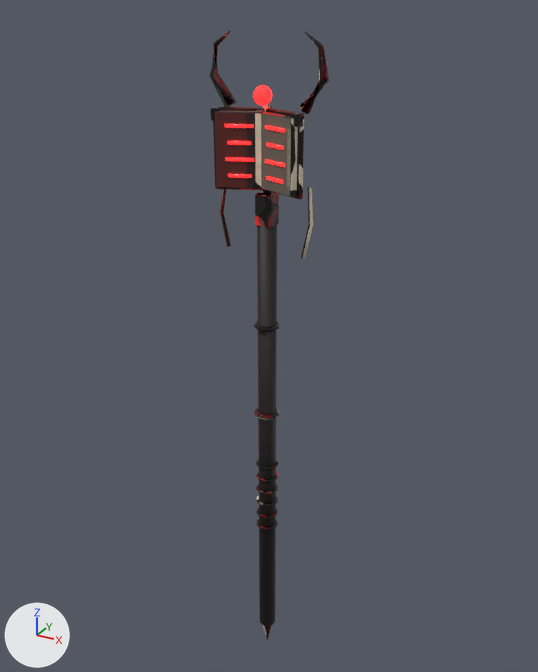
Renders of the FBX model Blender_Exports/Weapons/Magic/07_hell_magic.fbx from each side of a commit.
One viewpoint serves both versions: a 50 mm lens placed at (0.81, -1.463, 1.196), pointed at (-0.017, 0.042, 0.443). The lights are fixed; the arrows at lower left show +X, +Y and +Z. The first picture is the older version.

Script lines for the objects in view, before the commit:
```python
me_weapon = bpy.data.meshes.new('Weapon')
me_weapon.from_pydata(...)  # 715 vertices, 1338 faces; spans x -0.14..0.14, y -0.06..0.03, z -0.53..1.15
# faces by material slot: [1162, 176]
me_weapon.materials.append(mat_hell_magic_main)
me_weapon.materials.append(mat_hell_magic_glow)  # red #ff2020, glowing red #ff2020
ob_weapon = bpy.data.objects.new('Weapon', me_weapon)
ob_weapon.location = (0.0, 0.0, 0.0)
```
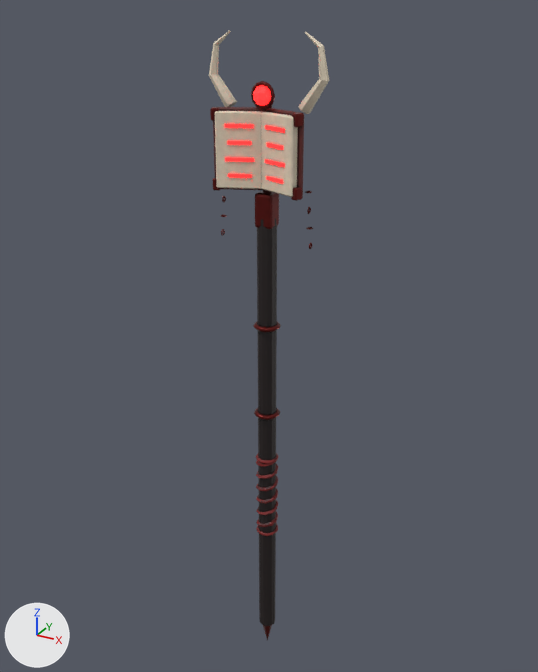
Where the change shows, as pixel boxes [x1, y1, x2, y2] in the pictures (538 x 672 px; the box of a moved part takes in the faces that stretch with it):
```json
{"part": 1, "of": "me_weapon", "change": "added", "after": [212, 177, 221, 190]}
{"part": 2, "of": "me_weapon", "change": "added", "after": [291, 187, 302, 201]}
{"part": 3, "of": "me_weapon", "change": "moved or reshaped", "before": [254, 408, 280, 530], "after": [254, 408, 280, 536]}
{"part": 4, "of": "me_weapon", "change": "reshaped", "before": [220, 85, 313, 259], "after": [209, 74, 329, 625]}
{"part": 5, "of": "me_weapon", "change": "moved or reshaped", "before": [254, 324, 279, 332], "after": [253, 321, 280, 332]}
{"part": 6, "of": "me_weapon", "change": "surface changed", "before": [210, 30, 329, 638], "after": [210, 30, 329, 638]}
```

The change, as JSON lines over the scene's bpy script:
```json
{"block": "me_weapon", "where": "# used by ob_weapon; location = (0.0, 0.0, 0.0)"}
{"op": "remove", "block": "me_weapon", "code": "me_weapon.from_pydata(...)  # 715 vertices, 1338 faces; spans x -0.14..0.14, y -0.06..0.03, z -0.53..1.15"}
{"op": "add", "block": "me_weapon", "code": "me_weapon.from_pydata(...)  # 1190 vertices, 2284 faces; spans x -0.14..0.14, y -0.06..0.03, z -0.53..1.15"}
{"block": "me_weapon", "change": "me_weapon part 1: the loose piece of 24 vertices spanning x -0.11..-0.09, y -0.06..-0.04, z 0.97..1.0 is copied, and the copy is moved by (0.0, 0.0, -0.15); it spans x -0.11..-0.09, y -0.06..-0.04, z 0.82..0.85"}
{"block": "me_weapon", "change": "me_weapon part 2: the loose piece of 24 vertices spanning x 0.09..0.11, y -0.06..-0.04, z 0.97..1.0 is copied, and the copy is moved by (0.0, 0.0, -0.15); it spans x 0.09..0.11, y -0.06..-0.04, z 0.82..0.85"}
{"block": "me_weapon", "change": "me_weapon part 3: 56 vertices moved from x -0.02..0.03, y -0.03..0.03, z -0.1..0.25 to x -0.02..0.02, y -0.03..0.03, z -0.11..0.25; 115 vertices removed from x -0.03..0.03, y -0.03..0.03, z -0.1..0.26; 284 vertices added at x -0.03..0.03, y -0.03..0.03, z -0.12..0.26"}
{"block": "me_weapon", "change": "me_weapon part 4: 7 vertices moved within x -0.01..0.01, y -0.04..0.0, z 1.03..1.05; 41 vertices removed from x -0.12..0.12, y -0.04..0.0, z 0.68..1.05; 291 vertices added at x -0.12..0.12, y -0.03..0.02, z -0.45..1.06"}
{"block": "me_weapon", "change": "me_weapon part 5: 2 vertices moved from x -0.01..0.01, y -0.03..0.03, z 0.49 to x -0.02..0.02, y -0.03..0.03, z 0.49; 12 vertices removed from x -0.02..0.02, y -0.03..0.03, z 0.48..0.5; 20 vertices added at x -0.02..0.02, y -0.03..0.03, z 0.48..0.5"}
{"block": "me_weapon", "change": "me_weapon part 6: 528 kept faces spanning x -0.11..0.14, y -0.06..0.03, z -0.53..1.15 get new texture (UV) coordinates"}
```
